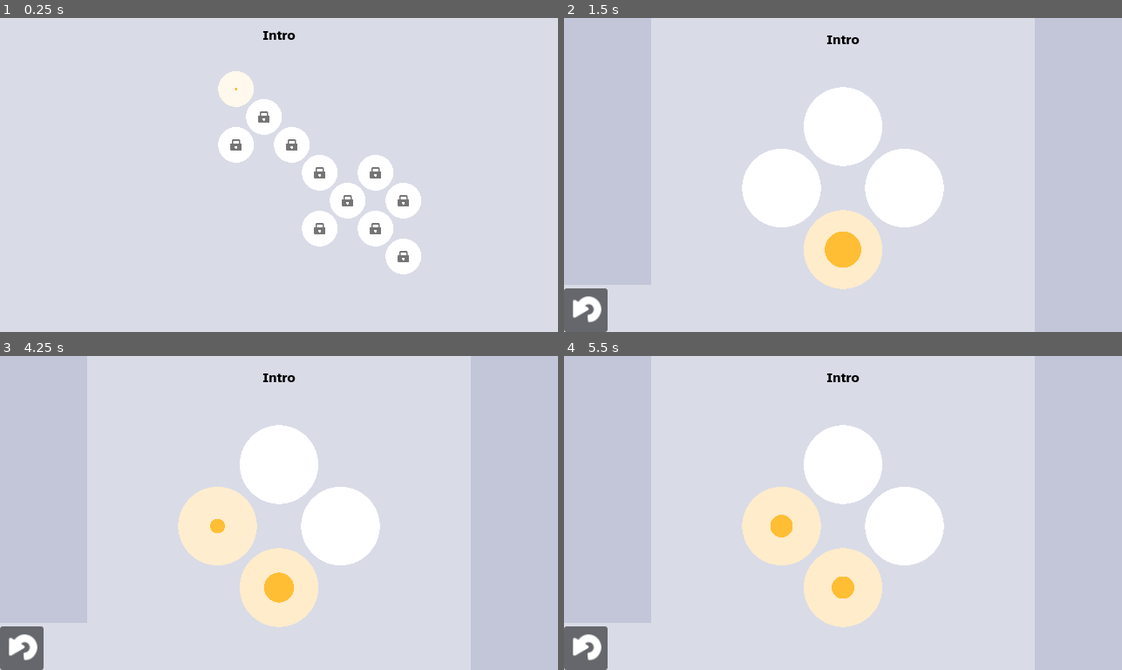
Above: before the commit, frames 1-4 (two rows, left to right).
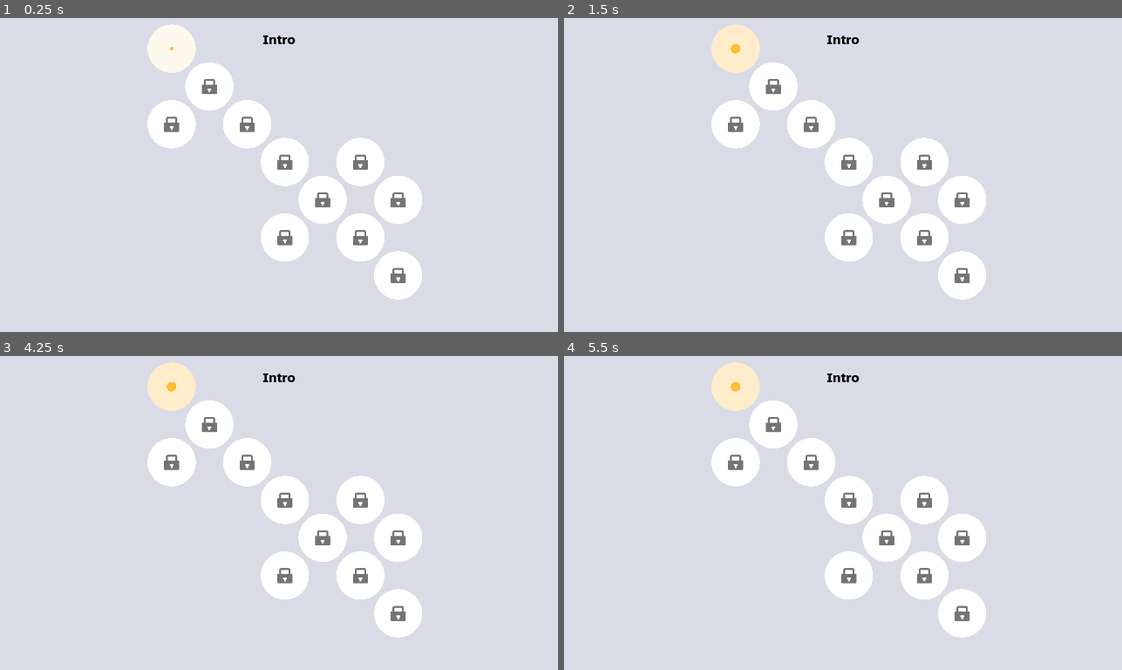
Above: after the commit, the same moments.

Repository: daviddegelder/Holey
Game: Godot game, scene res://main.tscn
Same seed, same stepped clock (60 frames per second), same inputs: the game is played once before the commit and once after it.
Inputs (mouse positions are in pixels of both pictures, inside the frame that each line leads up to):
- Up to frame 1 (0.25 s): no input
- Up to frame 2 (1.5 s): tap Enter (Select) at 0.5, 0.6 s; move the mouse to (965, 159) at 0.52 s; hold Keypad 6 (East) 0.53-1.25 s; click (965, 159) at 0.67 s; drag from (731, 190) to (815, 237) at 1.27 s
- Up to frame 3 (4.25 s): tap Space at 2 s; move the mouse to (334, 443) at 2.02 s; hold Keypad 6 (East) 2.03-2.75 s; tap Enter (Select) at 2.1, 3.5 s; click (22, 648) at 2.77 s; drag from (251, 575) to (111, 465) at 3.52 s
- Up to frame 4 (5.5 s): move the mouse to (1010, 560) at 4.27 s; hold Keypad 7 (NorthWest) 4.28-5 s; tap Enter (Select) at 4.35 s; tap Space at 5 s; drag from (675, 465) to (843, 525) at 5.02 s

The runs differ from the first frame. In frame 1, 11% of the frame differs, in the area x 26-76%, y 1-90%; in frame 2, 17%, in the area x 0-76%, y 1-100%; in frame 3, 17%; in frame 4, 17%.

Commit message:
Autoscale level select

Diff:
--- a/UI/level_select.gd
+++ b/UI/level_select.gd
@@ -1,7 +1,7 @@
 @tool
 extends Puzzle
 
-@onready var camera: Camera2D = $Camera2D
+#@onready var camera: Camera2D = $Camera2D
 signal level_selected(level: PackedScene)
 
 # Called when the node enters the scene tree for the first time.
@@ -27,7 +27,7 @@
 	for level in holes:
 		if level is not LevelSelector: return
 		if level.is_selected():
-			camera.position = level.position
+			#camera.position = level.position
 			%RichTextLabel.text = level.name
 			if Input.is_action_just_released("Select") && !level.locked:
 				level_selected.emit(level.scene)
--- a/UI/level_select.tscn
+++ b/UI/level_select.tscn
@@ -1,5 +1,6 @@
-[gd_scene load_steps=16 format=3 uid="uid://crpaljc720oiq"]
-
+[gd_scene load_steps=18 format=3 uid="uid://crpaljc720oiq"]
+
+[ext_resource type="Script" uid="uid://khxwi3tw7vr7" path="res://UI/RectangleScale2D.gd" id="1_eh4xk"]
 [ext_resource type="Script" uid="uid://bfigo67a7avoe" path="res://UI/level_select.gd" id="1_qgm14"]
 [ext_resource type="PackedScene" uid="uid://bkeyjb10v8bch" path="res://UI/level_selector.tscn" id="2_qgm14"]
 [ext_resource type="PackedScene" uid="uid://brdnb6jobe0hs" path="res://Puzzles/easy/4HoleDiamond.tscn" id="3_r21oy"]
@@ -16,34 +17,56 @@
 [ext_resource type="PackedScene" uid="uid://0dcbxwbhfpsc" path="res://Puzzles/hard/circle.tscn" id="14_lffff"]
 [ext_resource type="AudioStream" uid="uid://pacvi7saitfr" path="res://Audio/move.wav" id="15_rsvb7"]
 
-[node name="LevelSelect" type="CollisionShape2D" node_paths=PackedStringArray("holes")]
+[sub_resource type="RectangleShape2D" id="RectangleShape2D_nif6o"]
+size = Vector2(266, 266)
+
+[node name="Control" type="Control"]
+layout_mode = 3
+anchors_preset = 15
+anchor_right = 1.0
+anchor_bottom = 1.0
+grow_horizontal = 2
+grow_vertical = 2
+
+[node name="CenterContainer" type="CenterContainer" parent="."]
+layout_mode = 1
+anchors_preset = 15
+anchor_right = 1.0
+anchor_bottom = 1.0
+grow_horizontal = 2
+grow_vertical = 2
+
+[node name="RectangleScale2D" type="Area2D" parent="CenterContainer" node_paths=PackedStringArray("container", "target")]
+position = Vector2(320, 180)
+scale = Vector2(1.35338, 1.35338)
+script = ExtResource("1_eh4xk")
+container = NodePath("..")
+target = NodePath("LevelSelect")
+metadata/_custom_type_script = "uid://khxwi3tw7vr7"
+
+[node name="LevelSelect" type="CollisionShape2D" parent="CenterContainer/RectangleScale2D" node_paths=PackedStringArray("holes")]
+process_priority = 1
+shape = SubResource("RectangleShape2D_nif6o")
 script = ExtResource("1_qgm14")
 holes = [NodePath("Intro"), NodePath("X"), NodePath("Snake"), NodePath("Diamond"), NodePath("Hexagon"), NodePath("Heart"), NodePath("Good Luck"), NodePath("Triangle"), NodePath("T-Pose"), NodePath("Stethoscope"), NodePath("Donut")]
 
-[node name="Camera2D" type="Camera2D" parent="."]
-visible = false
-position = Vector2(256, 192)
-position_smoothing_enabled = true
-
-[node name="CanvasLayer" type="CanvasLayer" parent="."]
+[node name="CanvasLayer" type="CanvasLayer" parent="CenterContainer/RectangleScale2D/LevelSelect"]
 unique_name_in_owner = true
 
-[node name="RichTextLabel" type="Label" parent="CanvasLayer"]
+[node name="RichTextLabel" type="Label" parent="CenterContainer/RectangleScale2D/LevelSelect/CanvasLayer"]
 unique_name_in_owner = true
-anchors_preset = 5
-anchor_left = 0.5
-anchor_right = 0.5
-offset_left = -96.0
-offset_right = 96.0
-offset_bottom = 40.0
+custom_minimum_size = Vector2(200, 50)
+anchors_preset = 10
+anchor_right = 1.0
+offset_bottom = 50.0
 grow_horizontal = 2
 text = "Level Title"
 label_settings = ExtResource("10_qldn0")
 horizontal_alignment = 1
 vertical_alignment = 1
 
-[node name="Intro" parent="." node_paths=PackedStringArray("neighbours") instance=ExtResource("2_qgm14")]
-position = Vector2(192, 64)
+[node name="Intro" parent="CenterContainer/RectangleScale2D/LevelSelect" node_paths=PackedStringArray("neighbours") instance=ExtResource("2_qgm14")]
+position = Vector2(-91, -107)
 scene = ExtResource("3_r21oy")
 locked = false
 title = "Intro"
@@ -60,8 +83,8 @@
 }
 fill_level = 1
 
-[node name="X" parent="." node_paths=PackedStringArray("neighbours") instance=ExtResource("2_qgm14")]
-position = Vector2(224, 96)
+[node name="X" parent="CenterContainer/RectangleScale2D/LevelSelect" node_paths=PackedStringArray("neighbours") instance=ExtResource("2_qgm14")]
+position = Vector2(-59, -75)
 scene = ExtResource("4_pi8co")
 neighbours = {
 0: null,
@@ -75,8 +98,8 @@
 8: NodePath("../Intro")
 }
 
-[node name="Snake" parent="." node_paths=PackedStringArray("neighbours") instance=ExtResource("2_qgm14")]
-position = Vector2(256, 128)
+[node name="Snake" parent="CenterContainer/RectangleScale2D/LevelSelect" node_paths=PackedStringArray("neighbours") instance=ExtResource("2_qgm14")]
+position = Vector2(-27, -43)
 scene = ExtResource("4_nxlbo")
 neighbours = {
 0: null,
@@ -90,8 +113,8 @@
 8: NodePath("../X")
 }
 
-[node name="Diamond" parent="." node_paths=PackedStringArray("neighbours") instance=ExtResource("2_qgm14")]
-position = Vector2(288, 160)
+[node name="Diamond" parent="CenterContainer/RectangleScale2D/LevelSelect" node_paths=PackedStringArray("neighbours") instance=ExtResource("2_qgm14")]
+position = Vector2(5, -11)
 scene = ExtResource("5_pi8co")
 neighbours = {
 0: null,
@@ -105,8 +128,8 @@
 8: NodePath("../Snake")
 }
 
-[node name="Hexagon" parent="." node_paths=PackedStringArray("neighbours") instance=ExtResource("2_qgm14")]
-position = Vector2(384, 192)
+[node name="Hexagon" parent="CenterContainer/RectangleScale2D/LevelSelect" node_paths=PackedStringArray("neighbours") instance=ExtResource("2_qgm14")]
+position = Vector2(101, 21)
 scene = ExtResource("6_qldn0")
 neighbours = {
 0: null,
@@ -120,8 +143,8 @@
 8: NodePath("../Triangle")
 }
 
-[node name="Heart" parent="." node_paths=PackedStringArray("neighbours") instance=ExtResource("2_qgm14")]
-position = Vector2(320, 192)
+[node name="Heart" parent="CenterContainer/RectangleScale2D/LevelSelect" node_paths=PackedStringArray("neighbours") instance=ExtResource("2_qgm14")]
+position = Vector2(37, 21)
 scene = ExtResource("8_pi8co")
 neighbours = {
 0: null,
@@ -135,8 +158,8 @@
 8: NodePath("../Diamond")
 }
 
-[node name="Good Luck" parent="." node_paths=PackedStringArray("neighbours") instance=ExtResource("2_qgm14")]
-position = Vector2(384, 256)
+[node name="Good Luck" parent="CenterContainer/RectangleScale2D/LevelSelect" node_paths=PackedStringArray("neighbours") instance=ExtResource("2_qgm14")]
+position = Vector2(101, 85)
 scene = ExtResource("7_cd8ej")
 neighbours = {
 0: null,
@@ -150,8 +173,8 @@
 8: NodePath("../Stethoscope")
 }
 
-[node name="Triangle" parent="." node_paths=PackedStringArray("neighbours") instance=ExtResource("2_qgm14")]
-position = Vector2(352, 160)
+[node name="Triangle" parent="CenterContainer/RectangleScale2D/LevelSelect" node_paths=PackedStringArray("neighbours") instance=ExtResource("2_qgm14")]
+position = Vector2(69, -11)
 scene = ExtResource("11_cd8ej")
 neighbours = {
 0: null,
@@ -165,8 +188,8 @@
 8: null
 }
 
-[node name="T-Pose" parent="." node_paths=PackedStringArray("neighbours") instance=ExtResource("2_qgm14")]
-position = Vector2(192, 128)
+[node name="T-Pose" parent="CenterContainer/RectangleScale2D/LevelSelect" node_paths=PackedStringArray("neighbours") instance=ExtResource("2_qgm14")]
+position = Vector2(-91, -43)
 scene = ExtResource("12_cod72")
 neighbours = {
 0: null,
@@ -180,8 +203,8 @@
 8: null
 }
 
-[node name="Stethoscope" parent="." node_paths=PackedStringArray("neighbours") instance=ExtResource("2_qgm14")]
-position = Vector2(352, 224)
+[node name="Stethoscope" parent="CenterContainer/RectangleScale2D/LevelSelect" node_paths=PackedStringArray("neighbours") instance=ExtResource("2_qgm14")]
+position = Vector2(69, 53)
 scene = ExtResource("13_62ssf")
 neighbours = {
 0: null,
@@ -195,8 +218,8 @@
 8: NodePath("../Heart")
 }
 
-[node name="Donut" parent="." node_paths=PackedStringArray("neighbours") instance=ExtResource("2_qgm14")]
-position = Vector2(288, 224)
+[node name="Donut" parent="CenterContainer/RectangleScale2D/LevelSelect" node_paths=PackedStringArray("neighbours") instance=ExtResource("2_qgm14")]
+position = Vector2(5, 53)
 scene = ExtResource("14_lffff")
 neighbours = {
 0: null,
@@ -210,7 +233,7 @@
 8: null
 }
 
-[node name="AudioStreamPlayer" type="AudioStreamPlayer" parent="."]
+[node name="AudioStreamPlayer" type="AudioStreamPlayer" parent="CenterContainer/RectangleScale2D/LevelSelect"]
 stream = ExtResource("15_rsvb7")
 
-[connection signal="visibility_changed" from="." to="." method="_on_visibility_changed"]
+[connection signal="visibility_changed" from="CenterContainer/RectangleScale2D/LevelSelect" to="CenterContainer/RectangleScale2D/LevelSelect" method="_on_visibility_changed"]
